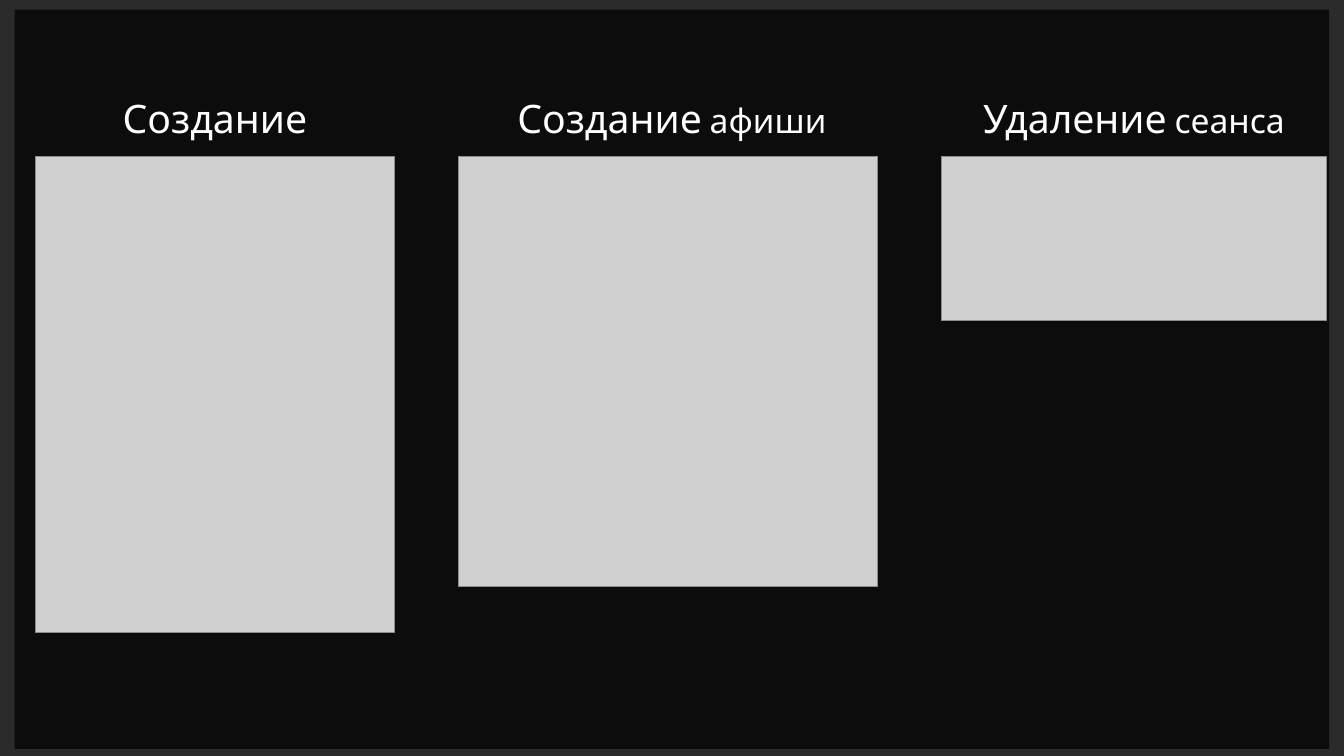
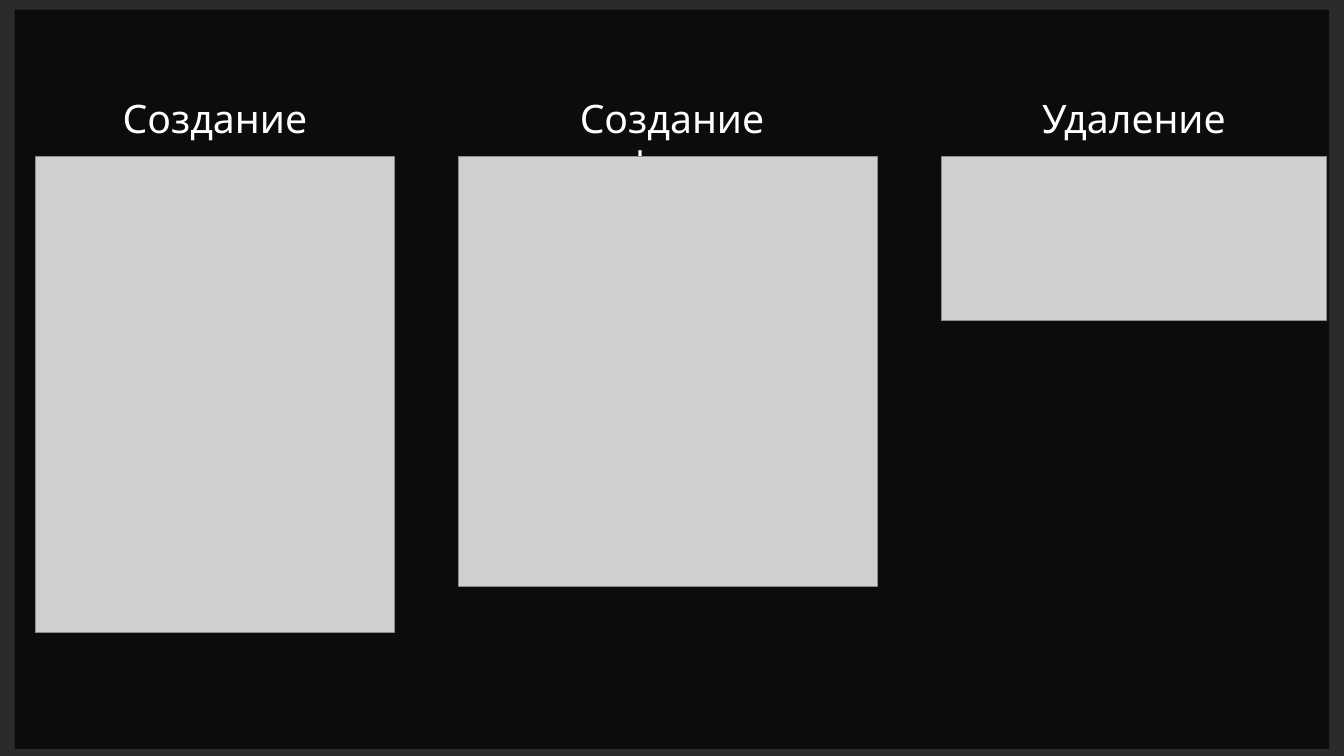
Before and after one commit to fivan999/cinema-controlling-system, a slide deck: slide 9 of data/description_files/cinema-controlling-system.pptm. Drawn at 1344x756 pixels with LibreOffice and Linux fonts; fonts in the diff are those of the drawing; grey boxes stand for pictures; background and template pictures are left out; a plain dark background stands for a picture behind light text. Boxes give left, top, right and bottom in pixels: in the first picture for what was removed or moved away, otherwise in the second. Text is boxed around its words. In the diff, an @@ line names an element or a change of style, - is before the commit and + after.

```diff
--- a/data/description_files/cinema-controlling-system.pptm
+++ b/data/description_files/cinema-controlling-system.pptm
@@ text "Создание афиши" at <box>580,104,764,157</box>: size 24 to 28 pt in "афиши" @@
@@ text "Удаление сеанса" at <box>1042,105,1226,157</box>: size 24 to 28 pt in "сеанса" @@
```
Also in this commit, not shown: 3 other slides changed, 1 other file.
